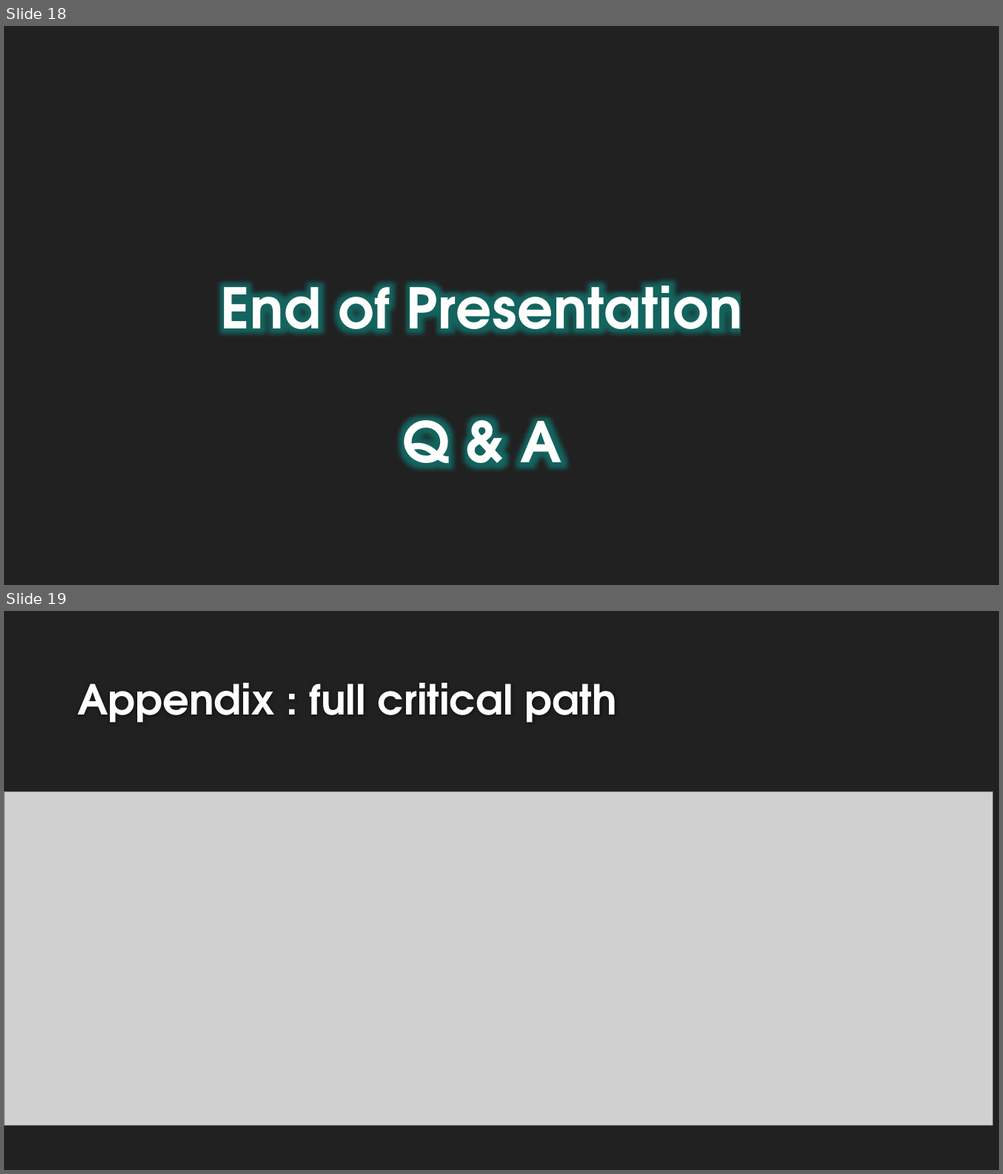
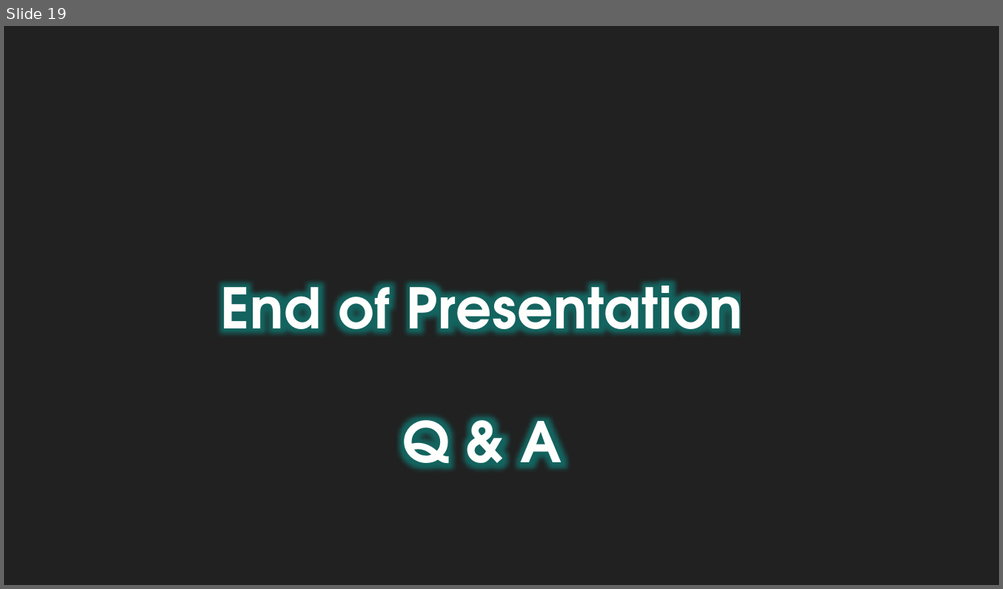
Before and after one commit to jerots/SMUAnalytics, a slide deck: presentations/pmReview.pptx. Shown one above the other, each under a label of ours: slides 18 and 19 before the commit, slide 19 after it. The pictures are 1003x1174 and 1003x589 pixels, drawn with LibreOffice and Linux fonts; fonts in the diff are those of the drawing; grey boxes stand for pictures; background and template pictures are left out. Boxes give left, top, right and bottom in pixels: in the first picture for what was removed or moved away, otherwise in the second. Text is boxed around its words. In the diff, an @@ line names an element or a change of style, - is before the commit and + after.

```diff
--- a/presentations/pmReview.pptx
+++ b/presentations/pmReview.pptx
@@ slide 19 removed at box(4, 611, 999, 1170), background #212121 @@
@@ title removed at box(77, 683, 617, 723) @@
-Appendix : full critical path
@@ picture removed at box(4, 792, 993, 1126) @@
@@ what was slide 18 is now slide 19 @@
```
Also in this commit, not shown: 17 slides changed, 1 slide added.
